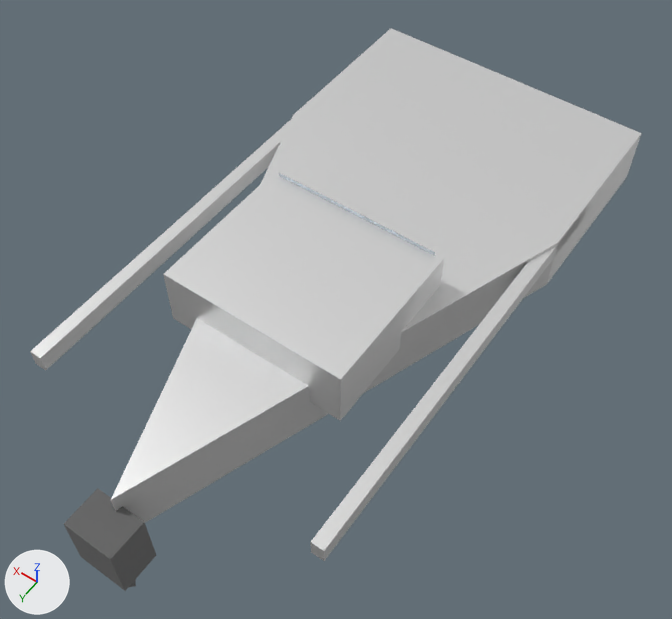
Renders of the glTF model assets/models/boat.glb from each side of a commit.
One viewpoint serves both versions: a 50 mm camera at (-2.63, 3.81, 5.62) aimed at (-0.08, 0.24, -0.01). The lights are fixed; the arrows at lower left show +X, +Y and +Z. Where no turn or scale is listed for an object, it has been applied to the vertices. Vertices at the same position are counted once.
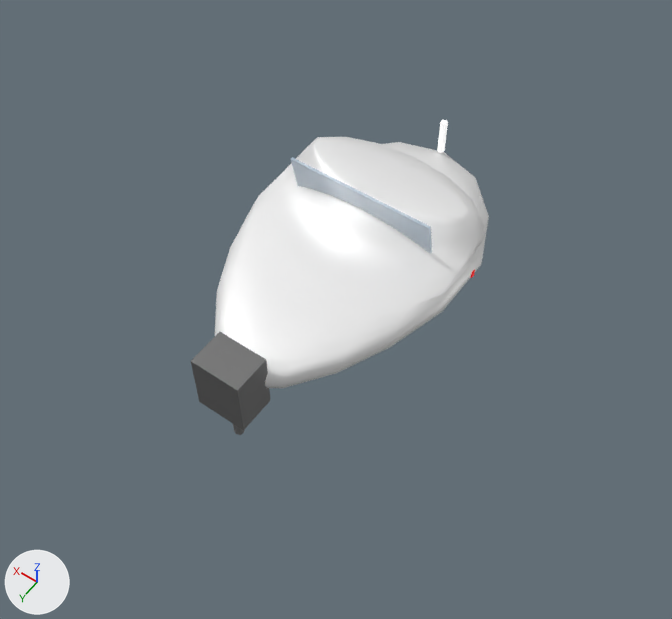
Where the newer file only moved an object's origin or applied its transform, the numbers keep the older frame.

Where the change shows, as pixel boxes [x1, y1, x2, y2] in the pictures (672 x 619 px):
'Mesh_0', deleted
    before: [111, 28, 642, 523]
'BoatBody.001', added
    after: [215, 137, 489, 388]
'Mesh_3', recoloured, reshaped
    before: [163, 171, 444, 421]
    after: [291, 157, 432, 254]
'Mesh_1', recoloured, mesh rescaled, moved (71% narrower, 72% shorter)
    before: [310, 211, 585, 561]
    after: [191, 332, 270, 430]
'Mesh_2', recoloured, surface changed, reshaped, moved
    before: [30, 120, 291, 370]
    after: [233, 424, 245, 435]
'Mesh_5', surface changed, recoloured, mesh rescaled, moved
    before: [64, 488, 156, 591]
    after: [470, 269, 475, 278]
'Mesh_4', moved
    before: [279, 173, 435, 256]
    after: [437, 120, 448, 153]
'Mesh_6', surface changed, moved (not visible afterwards)
    before: [129, 579, 136, 587]
part 2 of me_mesh_2, added
    after: [233, 424, 245, 435]
part 3 of me_mesh_2, deleted
    before: [30, 120, 291, 370]

Edits to the bpy script that builds the scene:
```text
Change mat_material_0:
    where n0 = _N.new('ShaderNodeBsdfPrincipled'); n0.name = 'Principled BSDF'
    remove n0.inputs[2].default_value = 0.4  # 'Roughness'
    n0.inputs[1].default_value: 0.6 -> 0.3  # 'Metallic'
    add n2 = _N.new('ShaderNodeVertexColor'); n2.name = 'Color Attribute'
    add _L.new(n2.outputs[0], n0.inputs[0])  # 'Color' to 'Base Color'
Change mat_material_2:
    mat_material_2.roughness: 1.0 -> 0.4
Change me_mesh_1:
    where me_mesh_1.from_pydata(...)  # 8 vertices, 12 faces; spans x -0.05..0.05, y -1.75..1.75, z -0.08..0.08
    remove me_mesh_1.materials.append(mat_material_0)  # white #e7e7e7
    me_mesh_1 part 1: the whole mesh is scaled about its middle by (4, 0.0857, 3.33)
    add me_mesh_1.materials.append(mat_material_1)  # blue #c1d5e7
Change me_mesh_2:
    remove me_mesh_2.from_pydata(...)  # 8 vertices, 12 faces; spans x -0.05..0.05, y -1.75..1.75, z -0.08..0.08
    remove me_mesh_2.materials.append(mat_material_0)  # white #e7e7e7
    add me_mesh_2.from_pydata(...)  # 20 vertices, 32 faces; spans x -0.04..0.04, y -0.04..0.04, z -0.3..0.3
    me_mesh_2 part 2: 20 vertices added at x -0.04..0.04, y -0.04..0.04, z -0.3..0.3
    me_mesh_2 part 3: 8 vertices removed from x -0.05..0.05, y -1.75..1.75, z -0.08..0.08
    add me_mesh_2.materials.append(mat_material_2)  # grey #7c7c7c
Change me_mesh_3:
    where me_mesh_3.from_pydata(...)  # 8 vertices, 12 faces; spans x -0.75..0.75, y -0.62..0.62, z -0.25..0.25
    remove me_mesh_3.materials.append(mat_material_0)  # white #e7e7e7
    me_mesh_3 part 4
    me_mesh_3.vertices[0].co: (0.75, -0.62, 0.25) -> (0.6, -0.66, 0.45)  # pixel (274, 171) -> pixel (292, 157)
    me_mesh_3.vertices[1].co: (0.75, 0.62, 0.25) -> (0.6, -0.64, 0.44)  # pixel (163, 274) -> pixel (290, 159)
    me_mesh_3.vertices[2].co: (0.75, -0.62, -0.25) -> (0.6, -0.76, -0.04)
    me_mesh_3.vertices[3].co: (0.75, 0.62, -0.25) -> (0.6, -0.74, -0.05)  # pixel (173, 318) -> not seen
    me_mesh_3.vertices[4].co: (-0.75, 0.62, 0.25) -> (-0.6, -0.64, 0.44)  # pixel (340, 379) -> pixel (429, 228)
    me_mesh_3.vertices[5].co: (-0.75, -0.62, 0.25) -> (-0.6, -0.66, 0.45)  # pixel (444, 258) -> pixel (430, 226)
    me_mesh_3.vertices[6].co: (-0.75, 0.62, -0.25) -> (-0.6, -0.74, -0.05)  # pixel (340, 420) -> not seen
    me_mesh_3.vertices[7].co: (-0.75, -0.62, -0.25) -> (-0.6, -0.76, -0.04)
    add me_mesh_3.materials.append(mat_material_3)  # blue #c1d5e7
Change me_mesh_5:
    where me_mesh_5.from_pydata(...)  # 8 vertices, 12 faces; spans x -0.2..0.2, y -0.15..0.15, z -0.25..0.25
    remove me_mesh_5.materials.append(mat_material_2)  # grey #7c7c7c
    me_mesh_5 part 5: the whole mesh is scaled about its middle by (0.1, 0.133, 0.12)
    add me_mesh_5.materials.append(mat_material_5)  # red #ff0000
Remove ob_mesh_0:
    ob_mesh_0 = bpy.data.objects.new('Mesh_0', me_mesh_0)
Change ob_mesh_1:
    ob_mesh_1.location: (-1.2, 0.25, 0.3) -> (0.0, 1.35, 0.3)
Change ob_mesh_2:
    ob_mesh_2.location: (1.2, 0.25, 0.3) -> (0.0, 1.35, -0.05)
Change ob_mesh_4:
    ob_mesh_4.parent: ob_boat -> ob_nav_light_bow
Change ob_mesh_5:
    ob_mesh_5.location: (0.0, 2.6, 0.0) -> (-0.85, -0.4, 0.35)
Change ob_mesh_6:
    ob_mesh_6.location: (0.0, 2.6, -0.3) -> (0.85, -0.4, 0.35)
Add ob_nav_light_bow:
    ob_nav_light_bow = bpy.data.objects.new('nav_light_bow', None)
    ob_nav_light_bow.parent = ob_boat
    ob_nav_light_bow.location = (0.0, -1.35, 0.55)
Add ob_boatbody_001:
    ob_boatbody_001 = bpy.data.objects.new('BoatBody.001', me_mesh_0_1)  # 450 vertices, 896 faces; spans x -0.87..0.87, y -1.45..1.38, z 0.06..0.75
    ob_boatbody_001.location = (0.0, 0.0, 0.0)
```
